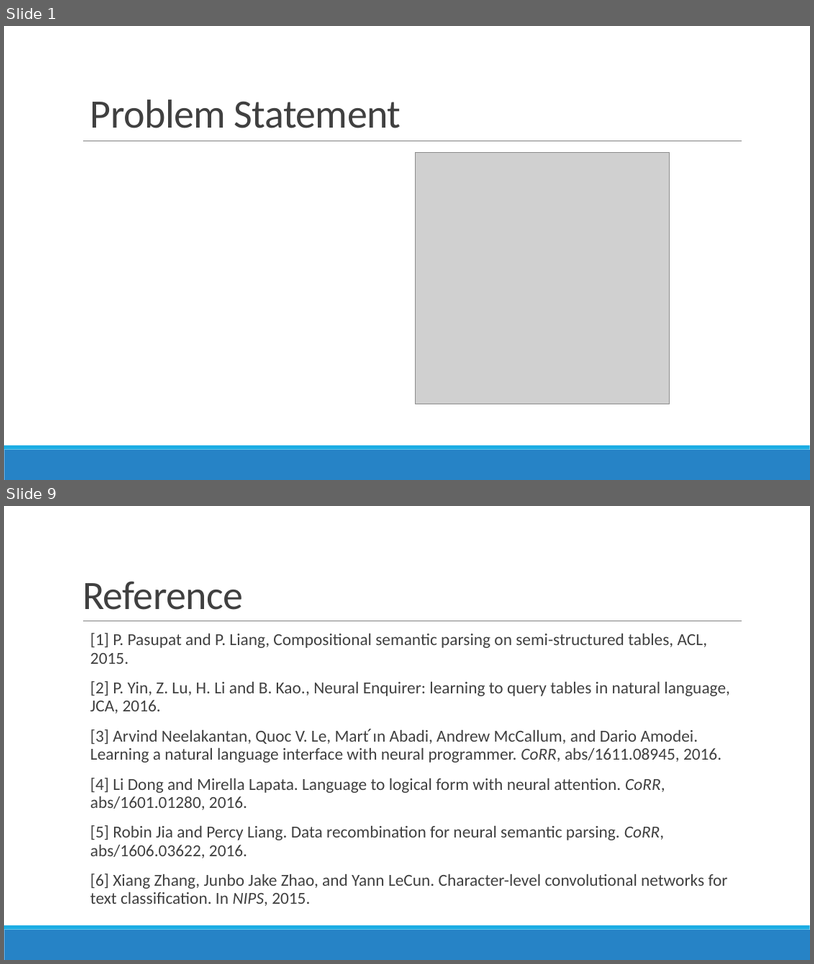
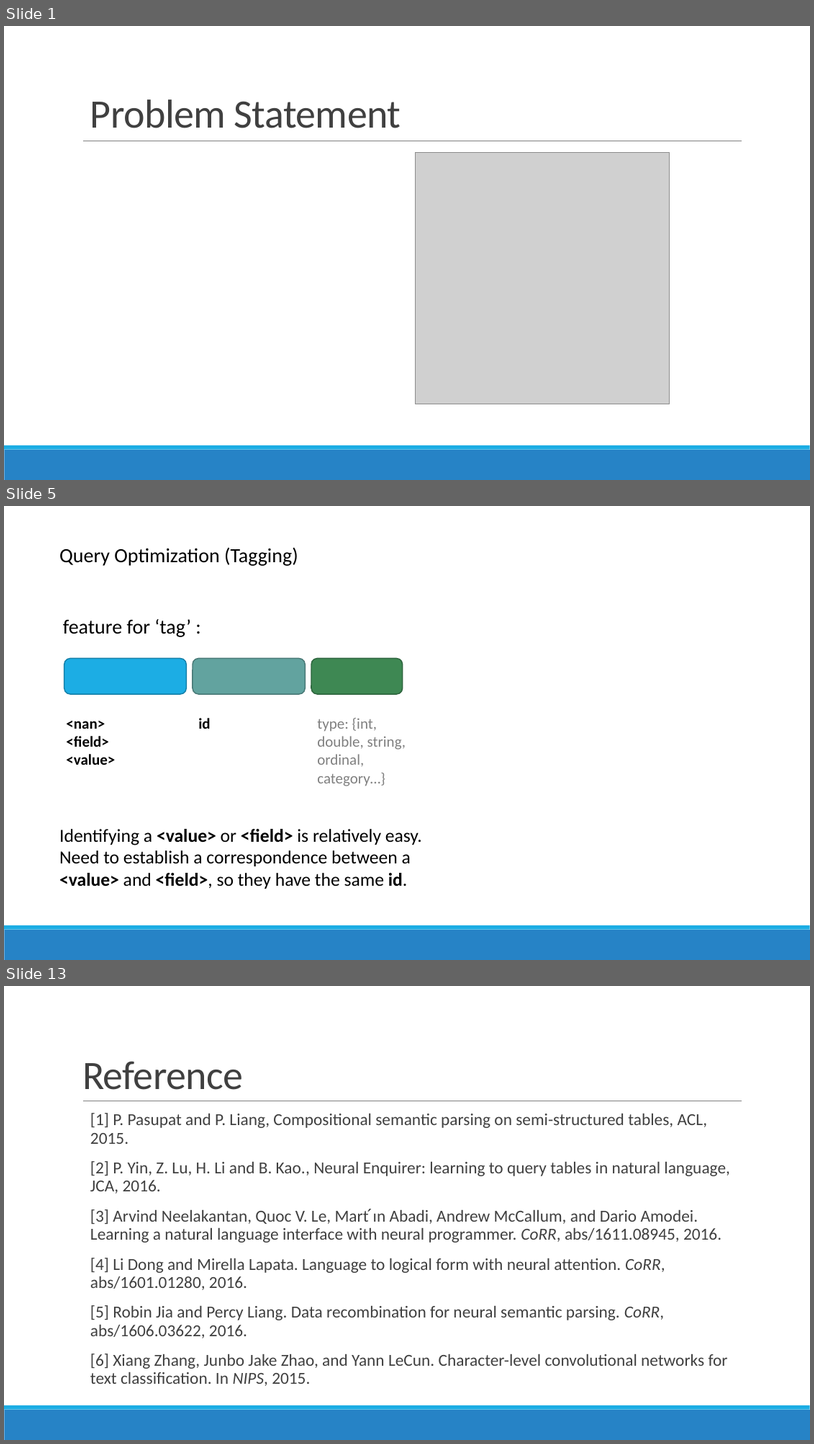
Before and after one commit to richardxiong/dnnQuery, a slide deck: dnnQuery2.pptx. Shown one above the other, each under a label of ours: slides 1 and 9 before the commit, slides 1, 5 and 13 after it; the slides between them are not shown. The pictures are 814x964 and 814x1444 pixels, drawn with LibreOffice and Linux fonts; fonts in the diff are those of the drawing; grey boxes stand for pictures. Boxes give left, top, right and bottom in pixels: in the first picture for what was removed or moved away, otherwise in the second. Text is boxed around its words. In the diff, an @@ line names an element or a change of style, - is before the commit and + after.

```diff
--- a/dnnQuery2.pptx
+++ b/dnnQuery2.pptx
@@ slide 5 added at (x1=4, y1=506, x2=810, y2=960), background #FFFFFF; not listed: 2 template elements that a slide beside it also shows @@
@@ text added at (x1=59, y1=547, x2=298, y2=566), 24 pt, text #000000 @@
+Query Optimization (Tagging)
@@ text added at (x1=63, y1=619, x2=191, y2=637), 24 pt, text #000000 @@
+feature for ‘tag’ :
@@ rounded rectangle added at (x1=64, y1=659, x2=187, y2=694), fill #1CADE4, outline #1580A9 1.25 pt @@
@@ rounded rectangle added at (x1=193, y1=659, x2=305, y2=694), fill #62A39F, outline #497976 1.25 pt @@
@@ rounded rectangle added at (x1=311, y1=659, x2=403, y2=694), fill #3E8853, outline #2E653D 1.25 pt @@
@@ text added at (x1=66, y1=721, x2=115, y2=764), 18 pt, text #000000, bold @@
+<nan>
+<field>
+<value>
@@ text added at (x1=198, y1=718, x2=210, y2=728), 18 pt, text #000000, bold @@
+id
@@ text added at (x1=317, y1=718, x2=406, y2=786), 18 pt, text #808080 @@
+type: {int, double, string, ordinal, category…}
@@ text added at (x1=59, y1=829, x2=422, y2=888), 22 pt, text #000000 @@
+Identifying a <value> or <field> is relatively easy. Need to establish a correspondence between a <value> and <field>, so they have the same id.
@@ what was slide 9 is now slide 13 @@
```
Also in this commit, not shown: 3 slides changed, 7 other slides added, 4 slides removed, 1 other file.
